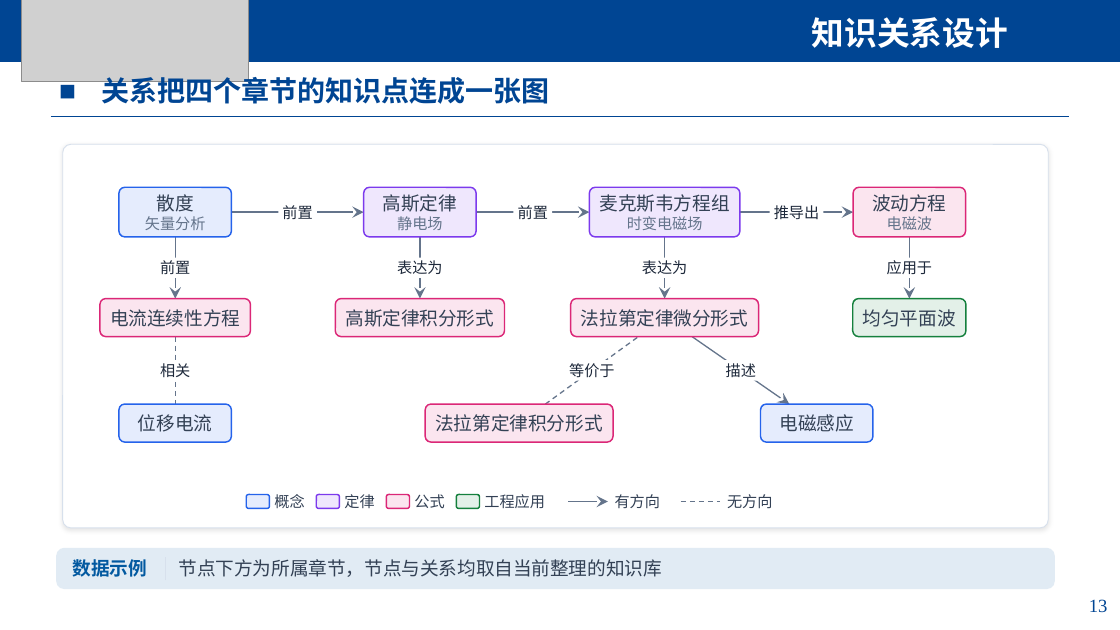
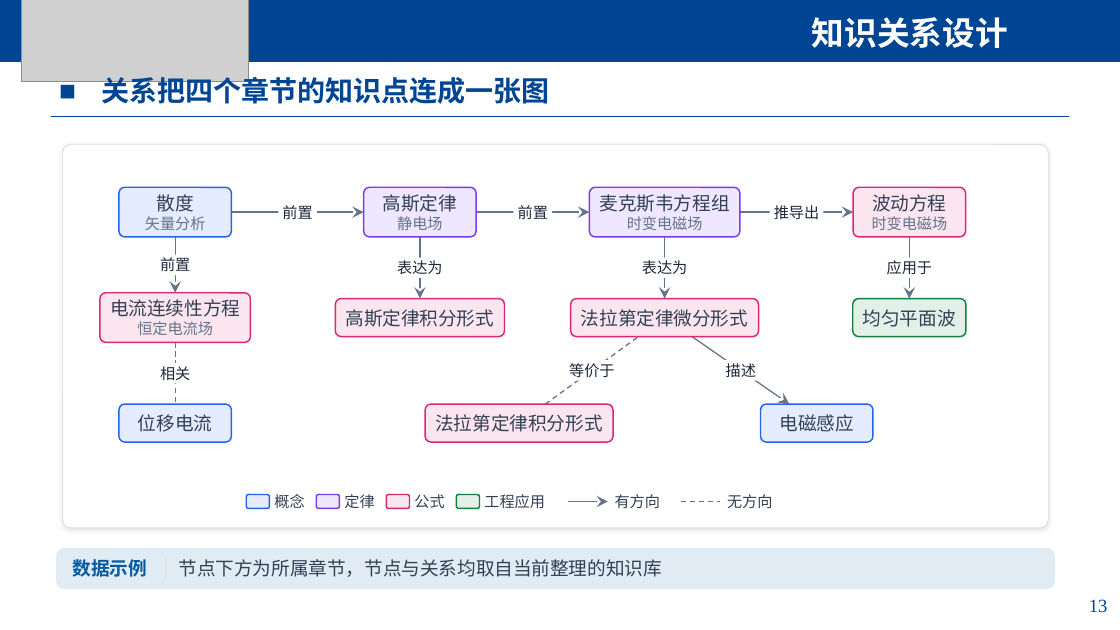
Before and after one commit to yangzz1125/ee-knowledge, a slide deck: slide 13 of reports/data-structure-report/电磁场AI知识图谱汇报-杨国炜-10.7.pptx. Drawn at 1120x630 pixels with LibreOffice and Linux fonts; fonts in the diff are those of the drawing; grey boxes stand for pictures. Boxes give left, top, right and bottom in pixels: in the first picture for what was removed or moved away, otherwise in the second. Text is boxed around its words. In the diff, an @@ line names an element or a change of style, - is before the commit and + after.

```diff
--- a/reports/data-structure-report/电磁场AI知识图谱汇报-杨国炜-10.7.pptx
+++ b/reports/data-structure-report/电磁场AI知识图谱汇报-杨国炜-10.7.pptx
@@ arrow moved from (176, 237) - (176, 298) to (176, 237) - (176, 293) @@
@@ text in rounded rectangle at bbox=[872, 216, 948, 230]: text changed @@
-电磁波
+时变电磁场
@@ rounded rectangle "电流连续性方程": place and size @@
-rounded rectangle "电流连续性方程" at bbox=[100, 298, 250, 336]
+rounded rectangle "电流连续性方程" at bbox=[100, 293, 250, 343]
@@ rounded rectangle "电流连续性方程" at bbox=[100, 293, 250, 343]: proportions changed @@
@@ text in rounded rectangle at bbox=[137, 321, 213, 335]: paragraph added @@
+恒定电流场
@@ line moved from (176, 337) - (176, 404) to (176, 343) - (176, 404) @@
@@ rectangle "相关": place and size @@
-rectangle "相关" at bbox=[160, 363, 190, 377]
+rectangle "相关" at bbox=[156, 363, 195, 383]
```
Also in this commit, not shown: 2 other slides changed, 5 other files.
